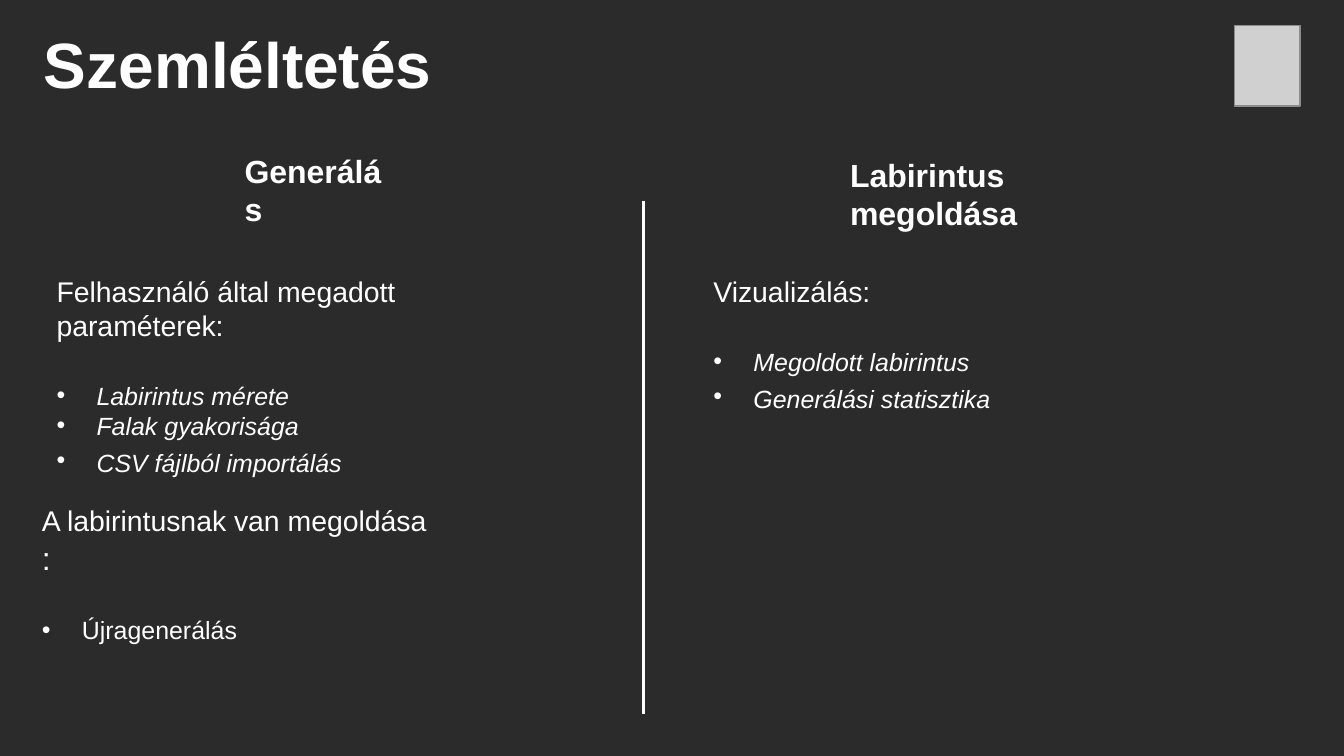
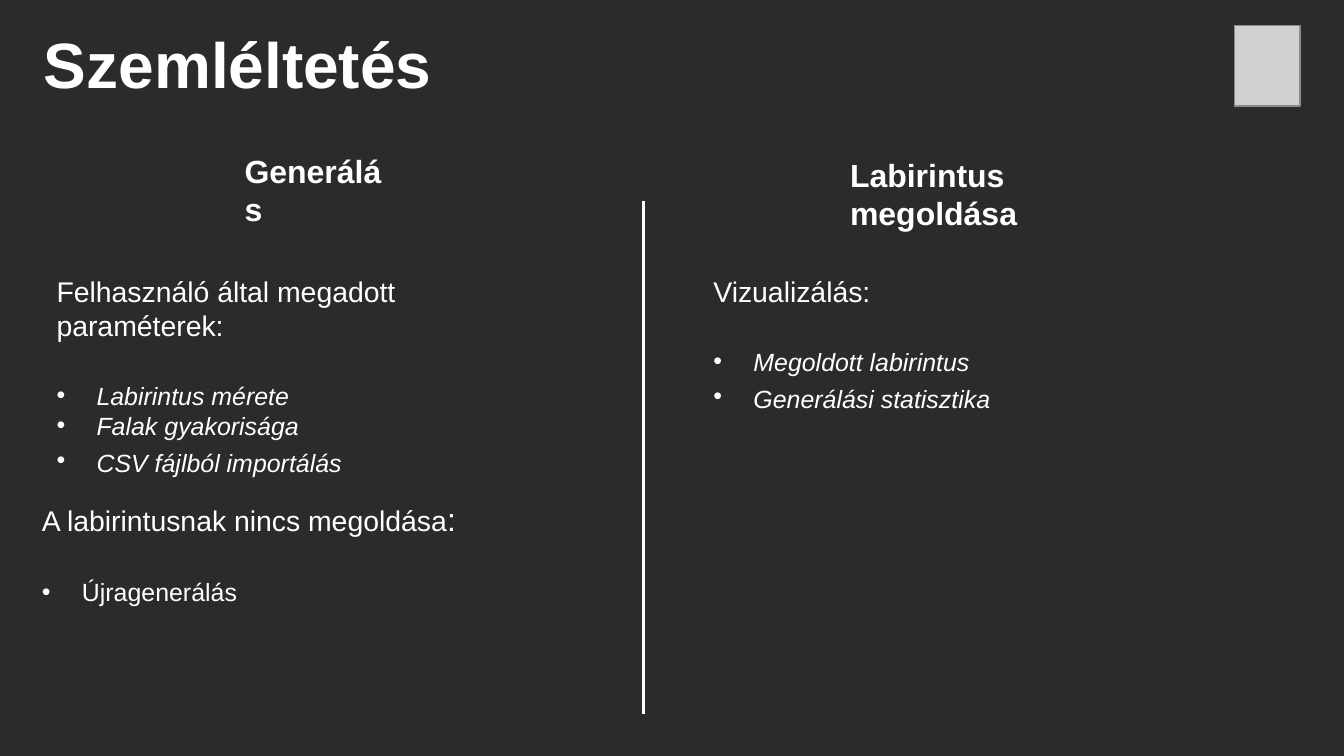
Before and after one commit to Py-xel/MazeGen, a slide deck: slide 5 of src/documentation/Presentation.pptx. Drawn at 1344x756 pixels with LibreOffice and Linux fonts; fonts in the diff are those of the drawing; grey boxes stand for pictures; background and template pictures are left out; a plain dark background stands for a picture behind light text. Boxes give left, top, right and bottom in pixels: in the first picture for what was removed or moved away, otherwise in the second. Text is boxed around its words. In the diff, an @@ line names an element or a change of style, - is before the commit and + after.

Commit message:
Fixed typo in presentation, updated PAD with video link

```diff
--- a/src/documentation/Presentation.pptx
+++ b/src/documentation/Presentation.pptx
@@ text at (42, 510, 447, 537): text changed @@
-A labirintusnak van megoldása :
+A labirintusnak nincs megoldása:
```
Also in this commit, not shown: 1 other file.
